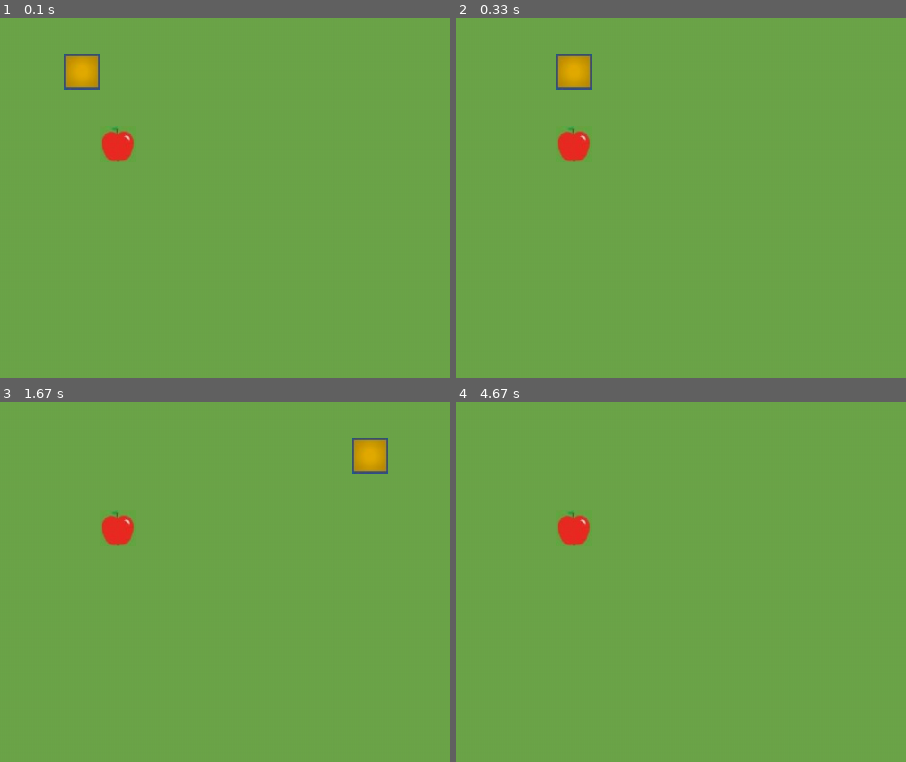
Above: before the commit, frames 1-4 (two rows, left to right).
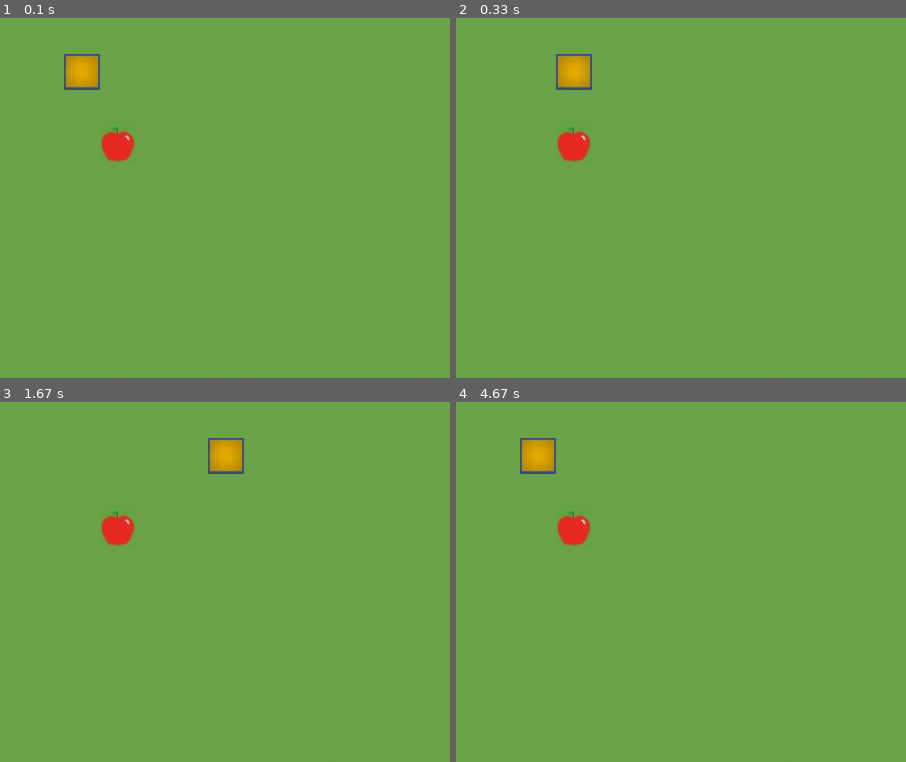
Above: after the commit, the same moments.

Repository: HusseinMalingha/snake-pygame
Game: pygame game, started from main.py
The game is run twice, just before and just after one commit, with the same random seed, the same clock (stepped at 60 frames per second) and the same inputs.
Inputs:
- Up to frame 1 (0.1 s): no input
- Up to frame 2 (0.33 s): no input
- Up to frame 3 (1.67 s): tap Enter at 0.33 s; hold Enter 0.67-1.13 s; hold Right 0.67-1.13 s
- Up to frame 4 (4.67 s): hold Up 1.67-2.2 s; hold Enter 2.82-3.37 s; hold Left 2.82-3.37 s; hold Down 3.98-4.53 s; tap Enter at 4.57 s
The pictures show only the part of the screen within x 1-51%, y 0-50%; the shares and areas given below are measured in that part.
In our replay, the window is 900x720 before the commit and 900x630 after it. These sizes can differ from the game's own. Grey fills any space a smaller window leaves; there, only what the larger window draws over its background counts as a difference.

The runs differ from the first frame. In frame 1, only the window size differs. In frame 2, only the window size differs. In frame 3, 1.6% of the frame differs, in the area x 46-87%, y 10-20%; in frame 4, 0.8%.

Commit message:
implemented gameover logic

Diff:
--- a/main.py
+++ b/main.py
@@ -12,6 +12,7 @@
 from random import randint
 
 SIZE = 40
+BACKGROUND_COLOR = (108,166,74)
 
 class Apple:
     def __init__(self, parent_screen):
@@ -25,8 +26,8 @@
         pygame.display.flip()
 
     def move(self):
-        self.x = randint(0,20)*SIZE
-        self.y = randint(0,20)*SIZE
+        self.x = randint(0,15)*SIZE
+        self.y = randint(0,15)*SIZE
 
 class Snake:
     def __init__(self, surface, length):
@@ -55,7 +56,7 @@
         self.direction = 'right'
 
     def draw(self):
-        self.parent_screen.fill((108,166,74))
+        self.parent_screen.fill(BACKGROUND_COLOR)
         for i in range(self.length):
             self.parent_screen.blit(self.block, (self.x[i], self.y[i]))
         pygame.display.flip()
@@ -78,7 +79,7 @@
 class Game:
     def __init__(self):
         pygame.init()
-        self.surface = pygame.display.set_mode((1000,800))
+        self.surface = pygame.display.set_mode((1000,700))
         self.surface.fill((255,255,255))
         self.snake = Snake(self.surface,1)
         self.snake.draw()
@@ -92,23 +93,43 @@
 
         return False
 
+    def display_score(self):
+        font = pygame.font.SysFont('arial',30)
+        score = font.render(f"Score: {self.snake.length}", True, (255,255,255))
+        self.surface.blit(score, (800,10))
+
     def play(self):
         self.snake.walk()
         self.apple.draw()
         self.display_score()
         pygame.display.flip()
 
+        # snake colliding with apple
         if self.is_collision(self.snake.x[0], self.snake.y[0], self.apple.x, self.apple.y):
             self.snake.increase_length()
             self.apple.move()
 
-    def display_score(self):
-        font = pygame.font.SysFont('arial',30)
-        score = font.render(f"Score: {self.snake.length}", True, (255,255,255))
-        self.surface.blit(score, (800,10))
+        # snake colliding with itself
+        for i in range(4, self.snake.length):
+            if self.is_collision(self.snake.x[0],self.snake.y[0],self.snake.x[i],self.snake.y[i]):
+                raise "Game over"
+
+    def show_game_over(self):
+        self.surface.fill(BACKGROUND_COLOR)
+        font = pygame.font.SysFont('arial',40)
+        line1 = font.render(f"Game Over Your is Score: {self.snake.length}", True, (255,255,255))
+        self.surface.blit(line1, (200,300))
+        line2 = font.render(f"Press 'Enter' to Play Again or 'ESC' to Quit", True, (255,255,255))
+        self.surface.blit(line2, (200,350))
+        pygame.display.flip()
+
+    def reset(self):
+        self.snake = Snake(self.surface, 1)
+        self.apple = Apple(self.surface)
 
     def run(self):
         running = True
+        paused = False
 
         while running:
             for event in pygame.event.get():
@@ -116,22 +137,32 @@
                     if event.key == K_ESCAPE:
                         running = False
 
-                    if event.key == K_UP:
-                        self.snake.move_up()
+                    if event.key == K_RETURN:
+                        paused = False
+                        self.reset()
 
-                    if event.key == K_DOWN:
-                        self.snake.move_down()
+                    if not paused:
+                        if event.key == K_UP:
+                            self.snake.move_up()
 
-                    if event.key == K_LEFT:
-                        self.snake.move_left()
+                        if event.key == K_DOWN:
+                            self.snake.move_down()
 
-                    if event.key == K_RIGHT:
-                        self.snake.move_right()
+                        if event.key == K_LEFT:
+                            self.snake.move_left()
+
+                        if event.key == K_RIGHT:
+                            self.snake.move_right()
 
                 elif event.type == QUIT:
                     running = False
 
-            self.play()
+            try:
+                if not paused:
+                    self.play()
+            except Exception as e:
+                self.show_game_over()
+                paused = True
 
             time.sleep(0.2)
 
